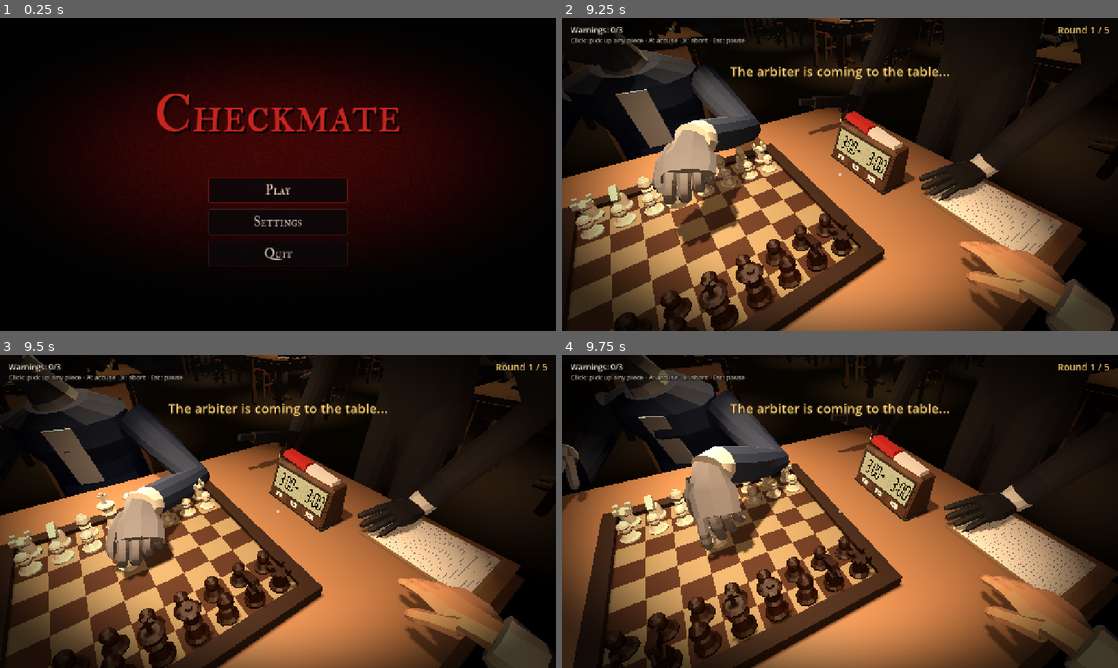
Above: before the commit, frames 1-4 (two rows, left to right).
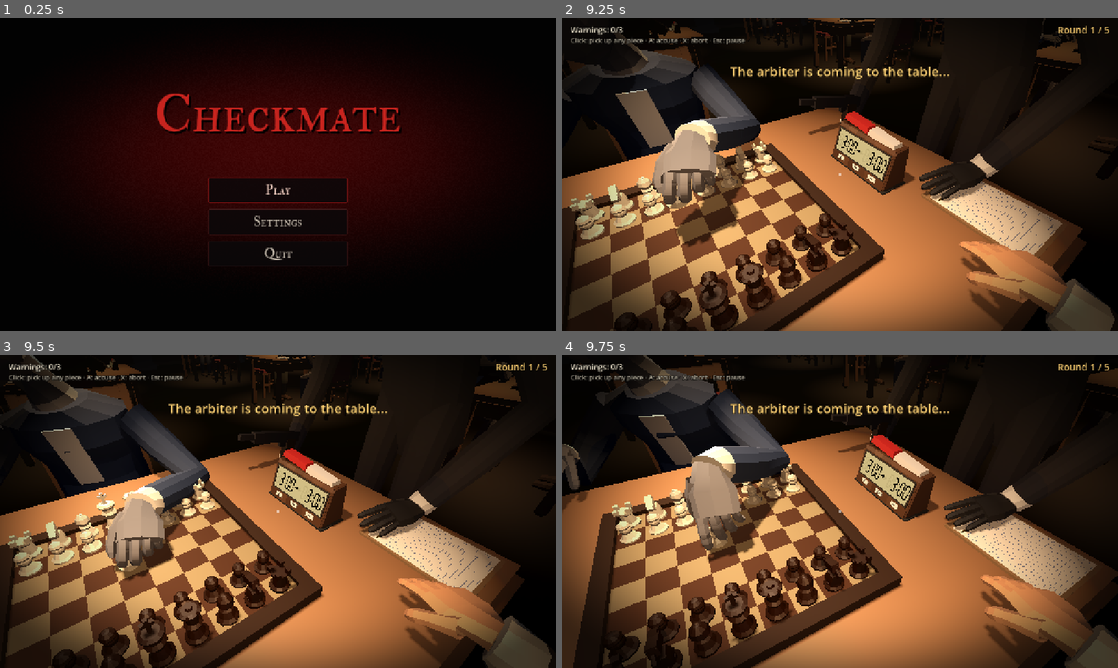
Above: after the commit, the same moments.

Repository: alan-pv/GJ-Horror
Game: Godot game, scene res://src/ui/main_menu.tscn
Two runs of this game, one before a commit and one after it. Both use one fixed random seed, a clock stepped at 60 frames per second and the inputs below. Sound files missing from this copy of the repository are replaced by a short silence.
Inputs (mouse positions are in pixels of both pictures, inside the frame that each line leads up to):
- Up to frame 1 (0.25 s): no input
- Up to frame 2 (9.25 s): click "Play" at 0.5 s; tap Enter at 1.25, 2 s; move the mouse to (962, 158) at 1.27 s; hold A (accuse) 1.28-2 s; click (962, 158) at 1.42 s; drag from (728, 190) to (812, 237) at 2.02 s; move the mouse to (851, 168) at 2.77 s; hold A (accuse) 2.78-3.53 s; click (851, 168) at 2.92 s; move the mouse to (834, 180) at 3.52 s; tap A (accuse) every 1.5 s from 3.6 to 8.1 s; click (834, 180) at 3.67 s; move the mouse to (878, 177) at 4.27 s; hold A (accuse) 4.28-5.03 s; click (878, 177) at 4.42 s; move the mouse to (795, 171) at 5.02 s; click (795, 171) at 5.17 s; move the mouse to (845, 174) at 5.77 s; hold A (accuse) 5.78-6.53 s; click (845, 174) at 5.92 s; move the mouse to (817, 168) at 6.52 s; click (817, 168) at 6.67 s; move the mouse to (867, 174) at 7.27 s; hold A (accuse) 7.28-8.03 s; click (867, 174) at 7.42 s; move the mouse to (812, 174) at 8.02 s; click (812, 174) at 8.17 s; move the mouse to (851, 168) at 8.77 s; hold A (accuse) from 8.78 s (still down); click (851, 168) at 8.92 s
- Up to frame 3 (9.5 s): keep holding A (accuse)
- Up to frame 4 (9.75 s): move the mouse to (834, 517) at 9.52 s; release A (accuse) at 9.53 s; tap A (accuse) at 9.6 s; click (834, 517) at 9.67 s

Frames 1-3 are identical in both runs. In frame 4, 0.4% of the frame differs, in the area x 0-41%, y 0-65%.

Commit message:
El torso se inclina desde la cadera sin encorvarse
- TorsoLeanModifier reparte la inclinación: pelvis 60 %, Spine y Chest 20 % cada uno; los muslos se contrarrotan
- HandRig: LEAN_MAX de 0,95 a 0,70 rad y SHIFT_MAX de 0,08 a 0,20 m (prueba 0, 10 y 20 cm)
- check_arm_clearance: de 231 posturas sin alcanzar a 3; Spine/Chest de 27° a 8°
- run_tests espera cada prueba (corrutinas) y les pasa el árbol (`tree`)
- Prueba test_torso_lean: cabeza alta, columna recta y todo alcanzable

Diff:
--- a/src/client/hand_rig.gd
+++ b/src/client/hand_rig.gd
@@ -18,9 +18,11 @@
 
 ## Alcance cómodo de la muñeca desde el hombro (el brazo mide ~0,59 m).
 const REACH_COMFORT := 0.55
-const LEAN_MAX := 0.95
-## Cuánto puede adelantarse el cuerpo entero cuando la inclinación no basta.
-const SHIFT_MAX := 0.08
+## Tope de la inclinación del tronco (rad, ~34°), repartida entre pelvis, Spine y Chest
+## (`TorsoLeanModifier.SHARES`): con más la espalda se encorva y la cabeza roza la mesa.
+const LEAN_MAX := 0.70
+## Cuánto puede adelantarse la cadera (todo el cuerpo) cuando la inclinación no basta.
+const SHIFT_MAX := 0.20
 const TWIST_MAX := 0.55
 ## Mesa (superficie) y margen mínimo del codo sobre ella cuando está sobre la mesa.
 const TABLE_TOP := 0.72
@@ -42,6 +44,7 @@
 const GRASP_NEAR := 0.02
 const GRASP_FAR := 0.11
 ## Geometría de la figura sentada (espacio local de la figura), medida con `sit_idle`.
+const HIPS := Vector3(0.0, 0.54, 0.03)
 const PIVOT := Vector3(0.0, 0.61, 0.03)
 const CHEST := Vector3(0.0, 0.7387, 0.0481)
 const UPPER_R := Vector3(-0.18, 0.8919, 0.0907)
@@ -358,10 +361,10 @@
 ## Hombro (raíz del brazo) tras inclinar el torso `phi` radianes, en espacio local de la figura.
 func _upper_arm_after_lean(phi: float) -> Vector3:
 	var u := UPPER_R if side == &"R" else Vector3(-UPPER_R.x, UPPER_R.y, UPPER_R.z)
-	var r := Basis(Vector3.RIGHT, phi * 0.5)
-	var c1 := PIVOT + r * (CHEST - PIVOT)
-	var u1 := PIVOT + r * (u - PIVOT)
-	return c1 + r * (u1 - c1)
+	# Cinemática directa desde el hombro: primero Chest, luego Spine y por último la pelvis.
+	var p := CHEST + Basis(Vector3.RIGHT, phi * float(TorsoLeanModifier.SHARES["Chest"])) * (u - CHEST)
+	p = PIVOT + Basis(Vector3.RIGHT, phi * float(TorsoLeanModifier.SHARES["Spine"])) * (p - PIVOT)
+	return HIPS + Basis(Vector3.RIGHT, phi * float(TorsoLeanModifier.SHARES["Hips"])) * (p - HIPS)
 
 
 func _upper_x() -> float:
@@ -370,7 +373,7 @@
 
 ## Devuelve Vector2(inclinación, adelanto) mínimos para que la muñeca quede al alcance.
 func _solve_lean(w_local: Vector3, twist: float) -> Vector2:
-	for shift in [0.0, SHIFT_MAX]:
+	for shift in [0.0, SHIFT_MAX * 0.5, SHIFT_MAX]:
 		var phi := 0.0
 		while phi < LEAN_MAX:
 			var sh := _upper_arm_after_lean(phi) + Vector3(0, 0, shift - _upper_x() * sin(twist))
--- a/src/client/torso_lean_modifier.gd
+++ b/src/client/torso_lean_modifier.gd
@@ -1,12 +1,17 @@
 class_name TorsoLeanModifier
 extends SkeletonModifier3D
 ## Inclina el tronco hacia adelante (rotación sobre el eje lateral del esqueleto) repartida
-## entre Spine y Chest, y compensa con Neck y Head para que la cabeza siga mirando al frente.
+## entre la pelvis (Hips), Spine y Chest, y compensa con Neck y Head para que la cabeza siga mirando al frente.
 ## Sirve para alcanzar casillas lejanas (el IK del brazo solo llega a ~0,55 m del hombro) y
 ## para los espasmos de tos. Va ANTES de la mirada y del IK en el orden de modificadores.
 
 ## Reparto del ángulo total (los negativos de cuello y cabeza compensan).
-const SHARES := {"Spine": 0.5, "Chest": 0.5, "Neck": -0.45, "Head": -0.45}
+## La pelvis aporta la parte que se inclina "desde la cadera" (el torso entero pivota sobre el
+## asiento); los muslos se contrarrotan para que las piernas no se muevan. Spine y Chest suman
+## el resto, de modo que la espalda se curva poco.
+const SHARES := {"Hips": 0.6, "Spine": 0.2, "Chest": 0.2, "Neck": -0.27, "Head": -0.27}
+## Huesos que se contrarrotan con la pelvis (conservan su orientación global).
+const COUNTER_BONES := ["Thigh.L", "Thigh.R"]
 
 ## Inclinación en radianes; positivo = hacia adelante (+Z del modelo).
 var lean: float = 0.0
@@ -24,6 +29,12 @@
 		sk = get_parent() as Skeleton3D
 	if sk == null:
 		return
+	# Orientación global previa de los muslos: la pelvis los arrastraría y se restituyen después.
+	var keep := {}
+	for cb in COUNTER_BONES:
+		var ci := sk.find_bone(cb)
+		if ci >= 0:
+			keep[ci] = sk.get_bone_global_pose(ci).basis
 	for bone_name in SHARES:
 		var idx := sk.find_bone(bone_name)
 		if idx < 0:
@@ -34,3 +45,7 @@
 		var rot := Basis(Vector3.UP, twist * float(TWIST_SHARES.get(bone_name, 0.0))) * Basis(Vector3.RIGHT, lean * float(SHARES[bone_name]))
 		var local := pb.inverse() * rot * gp.basis
 		sk.set_bone_pose_rotation(idx, local.orthonormalized().get_rotation_quaternion())
+	for ci in keep:
+		var par := sk.get_bone_parent(ci)
+		var pbasis := sk.get_bone_global_pose(par).basis if par >= 0 else Basis.IDENTITY
+		sk.set_bone_pose_rotation(ci, (pbasis.inverse() * (keep[ci] as Basis)).orthonormalized().get_rotation_quaternion())
--- a/tests/run_tests.gd
+++ b/tests/run_tests.gd
@@ -23,6 +23,8 @@
 	"res://tests/test_arbiter.gd",
 	"res://tests/test_hand_flow.gd",
 	"res://tests/test_hand_grasp.gd",
+	"res://tests/test_hand_pen.gd",
+	"res://tests/test_torso_lean.gd",
 	"res://tests/test_opponent_avatar.gd",
 	"res://tests/test_distractions.gd",
 ]
@@ -41,6 +43,7 @@
 		if not ResourceLoader.exists(path):
 			continue
 		var suite: Object = load(path).new()
+		suite.set("tree", self)
 		for m in suite.get_method_list():
 			var name: String = m.name
 			if not name.begins_with("test_"):
@@ -48,7 +51,7 @@
 			total += 1
 			suite.set("failures", [])
 			var t0 := Time.get_ticks_msec()
-			suite.call(name)
+			await suite.call(name)
 			var errors: Array = suite.get("failures")
 			var ms := Time.get_ticks_msec() - t0
 			if errors.is_empty():
--- a/tests/test_case.gd
+++ b/tests/test_case.gd
@@ -3,6 +3,8 @@
 ## Base mínima para pruebas: acumula fallos en vez de detener la ejecución.
 
 var failures: Array = []
+## Árbol de escena que corre las pruebas (lo asigna run_tests.gd); para pruebas que necesitan fotogramas.
+var tree: SceneTree
 
 
 func check(cond: bool, msg: String = "condición falsa") -> void:
--- /dev/null
+++ b/tests/test_torso_lean.gd
@@ -0,0 +1,79 @@
+extends TestCase
+## Inclinación del torso al alcanzar casillas lejanas: la espalda se mantiene casi recta (la
+## inclinación sale sobre todo de la pelvis), la cabeza no baja hasta la mesa y todo sigue al
+## alcance (casillas, reloj, pila de capturas y planilla).
+
+const TABLE_TOP := 0.72
+## Cabeza mínima sobre la mesa (m) y curvatura máxima por hueso de la columna (grados).
+const HEAD_MIN := 0.25
+const SPINE_MAX_DEG := 14.0
+## Error máximo de la pinza respecto del objetivo (m).
+const REACH_TOL := 0.06
+
+
+func test_shares_sum_to_one_and_back_stays_straight() -> void:
+	var s: Dictionary = TorsoLeanModifier.SHARES
+	var total: float = float(s["Hips"]) + float(s["Spine"]) + float(s["Chest"])
+	check(absf(total - 1.0) < 0.001, "Hips+Spine+Chest debe sumar 1 (suma %.3f)" % total)
+	check(float(s["Hips"]) >= 0.4, "la pelvis lleva la mayor parte de la inclinación")
+	for bone in ["Spine", "Chest"]:
+		var deg := rad_to_deg(HandRig.LEAN_MAX * float(s[bone]))
+		check(deg <= SPINE_MAX_DEG, "%s se curva %.1f° con el tope (máx %.0f°)" % [bone, deg, SPINE_MAX_DEG])
+	check(HandRig.LEAN_MAX <= 0.75, "tope de inclinación bajo")
+
+
+## Ángulo (grados) de la rotación local de un hueso respecto de su reposo en la animación.
+func _bone_deg(f: SeatedFigure, bone: StringName) -> float:
+	var sk := f.skeleton()
+	var i := sk.find_bone(bone)
+	return rad_to_deg((sk.get_bone_pose_rotation(i) * sk.get_bone_rest(i).basis.get_rotation_quaternion().inverse()).get_angle())
+
+
+func test_far_reaches_keep_head_up_and_reachable() -> void:
+	await tree.process_frame
+	var board := BoardView.new()
+	tree.root.add_child(board)
+	board.setup(ChessPiece.WHITE)
+	var worst_head := 99.0
+	var worst_err := 0.0
+	var worst_bone := 0.0
+	for who in 2:
+		var fig := SeatedFigure.new()
+		fig.lean_speed = 1000.0
+		tree.root.add_child(fig)
+		var rig := HandRig.new()
+		tree.root.add_child(rig)
+		var sgn := 1.0
+		if who == 0:
+			fig.position = Vector3(0, 0, 0.8)
+			fig.rotation.y = PI
+			fig.play(&"sit_idle", 0.0)
+			rig.setup(fig, &"R")
+		else:
+			fig.position = Vector3(0, 0, -0.8)
+			sgn = -1.0
+			fig.play(&"sit_idle", 0.0)
+			rig.setup(fig, &"L")
+		rig.set_active(true, 0.0)
+		var targets: Array[Vector3] = []
+		for sq in [0, 7, 56, 63, 3, 59, 28, 35]:  # esquinas, centro y bordes
+			targets.append(board.square_to_world(sq) + Vector3(0, 0.07, 0))
+		targets.append(Vector3(0.42, 0.83, sgn * 0.06))    # botón del reloj
+		targets.append(Vector3(0.58, 0.745, sgn * 0.30))   # pila de capturas
+		targets.append(Vector3(0.16, 0.78, sgn * 0.44))    # planilla
+		for t in targets:
+			for pitch in [40.0, 58.0]:
+				rig.set_grip(t, pitch)
+				for i in 4:
+					await tree.process_frame
+				worst_head = minf(worst_head, fig.head_global_position().y - TABLE_TOP)
+				worst_err = maxf(worst_err, rig.carry_anchor.global_position.distance_to(t))
+				for bone in [&"Spine", &"Chest"]:
+					worst_bone = maxf(worst_bone, _bone_deg(fig, bone))
+				check(fig.shift_now() <= HandRig.SHIFT_MAX + 0.001, "adelanto de cadera dentro del tope")
+		fig.queue_free()
+		rig.queue_free()
+	board.queue_free()
+	check(worst_head >= HEAD_MIN, "cabeza a %.3f m de la mesa (mín %.2f)" % [worst_head, HEAD_MIN])
+	check(worst_err <= REACH_TOL, "alguna casilla/objeto no llega: error %.3f m" % worst_err)
+	check(worst_bone <= SPINE_MAX_DEG, "Spine/Chest se curvan %.1f° respecto del reposo" % worst_bone)
--- a/tools/check_arm_clearance.gd
+++ b/tools/check_arm_clearance.gd
@@ -13,6 +13,10 @@
 
 ## Métricas de naturalidad acumuladas (una entrada por postura alcanzada).
 var _dbg := 0
+var _head_min := 99.0   # altura mínima de la cabeza sobre la mesa (m)
+var _lean_max := 0.0    # inclinación máxima pedida (rad)
+var _shift_max := 0.0   # adelanto máximo de la cadera (m)
+var _belly_min := 99.0  # distancia mínima de la columna (Spine) al borde de la mesa (m)
 var _nat_rel_sh: Array[float] = []  # altura del codo menos la del hombro (m)
 var _nat_above: Array[float] = []   # altura del codo sobre la mesa (m)
 var _nat_out: Array[float] = []     # desplazamiento lateral del codo hacia fuera (m)
@@ -67,6 +71,10 @@
 				for i in 4:
 					await process_frame
 				var c := _clearance(fig, rig.side)
+				_head_min = minf(_head_min, fig.head_global_position().y - TABLE_TOP)
+				_lean_max = maxf(_lean_max, fig.lean_now())
+				_shift_max = maxf(_shift_max, fig.shift_now())
+				_belly_min = minf(_belly_min, absf(fig.bone_global(&"Spine").origin.z) - TABLE_HALF.y)
 				if checked % 100000 == 0:
 					print("muestra figura %d objetivo %s: codo %s mano %s holgura %.3f" % [who, t, fig.bone_global(StringName("Forearm." + rig.side)).origin, fig.bone_global(StringName("Hand." + rig.side)).origin, c])
 				checked += 1
@@ -90,6 +98,8 @@
 		rig.queue_free()
 		board.queue_free()
 	_report_naturalness()
+	print("[tronco] %d posturas sin alcanzar (> 3 cm); cabeza mínima +%.3f m sobre la mesa; inclinación máx %.2f rad (pelvis %.1f, Spine %.1f, Chest %.1f grados); adelanto máx %.3f m; Spine a %.3f m del borde de la mesa" % [far, _head_min, _lean_max,
+		rad_to_deg(_lean_max * TorsoLeanModifier.SHARES["Hips"]), rad_to_deg(_lean_max * TorsoLeanModifier.SHARES["Spine"]), rad_to_deg(_lean_max * TorsoLeanModifier.SHARES["Chest"]), _shift_max, _belly_min])
 	await _check_rest()
 	print("[brazo] %d posturas, %d atraviesan la mesa, holgura mínima %.3f m, error máximo de pinza %.3f m" % [checked, fails, worst, max_err])
 	quit(1 if fails > 0 else 0)
--- a/tools/measure_posture.gd
+++ b/tools/measure_posture.gd
@@ -30,8 +30,8 @@
 	var fig := SeatedFigure.new()
 	world.add_child(fig)
 	fig.setup(CharacterFigure.bot_look(RandomNumberGenerator.new(), {}))
-	var cases := [["sit_idle"], ["sit_wait__crossed"], ["sit_wait__chin"], ["sit_wait__head"], ["sit_wait__lean_back"],
-		["sit_think"], ["sit_think__chin"], ["sit_think__temple"], ["sit_nervous"]]
+	var cases := [["sit_idle"],
+		["sit_think"], ["sit_nervous"]]
 	var ap := fig.animation_player()
 	for c in cases:
 		var clip := StringName(c[0])
@@ -44,7 +44,7 @@
 		ap.pause()
 		ap.seek(0.5 * ap.get_animation(clip).length, true)
 		var line := clip
-		for case in [[0.0, 0.0, "solo clip"], [-0.61, 0.0, "mirada tablero"], [-0.61, 0.5, "mirada+lean 0.5"], [-0.61, 0.95, "mirada+lean 0.95"]]:
+		for case in [[0.0, 0.0, "solo clip"], [-0.61, 0.0, "mirada tablero"], [-0.61, 0.5, "mirada+lean 0.5"], [-0.61, 0.70, "mirada+lean 0.70 (LEAN_MAX)"]]:
 			fig.set_look(0.0, case[0], true)
 			fig.set_lean(case[1], true)
 			fig._lean_now = case[1]
Not shown, added: tests/test_torso_lean.gd.uid
Not shown, changed: ROADMAP.md
Not shown, changed: docs/arquitectura.md
